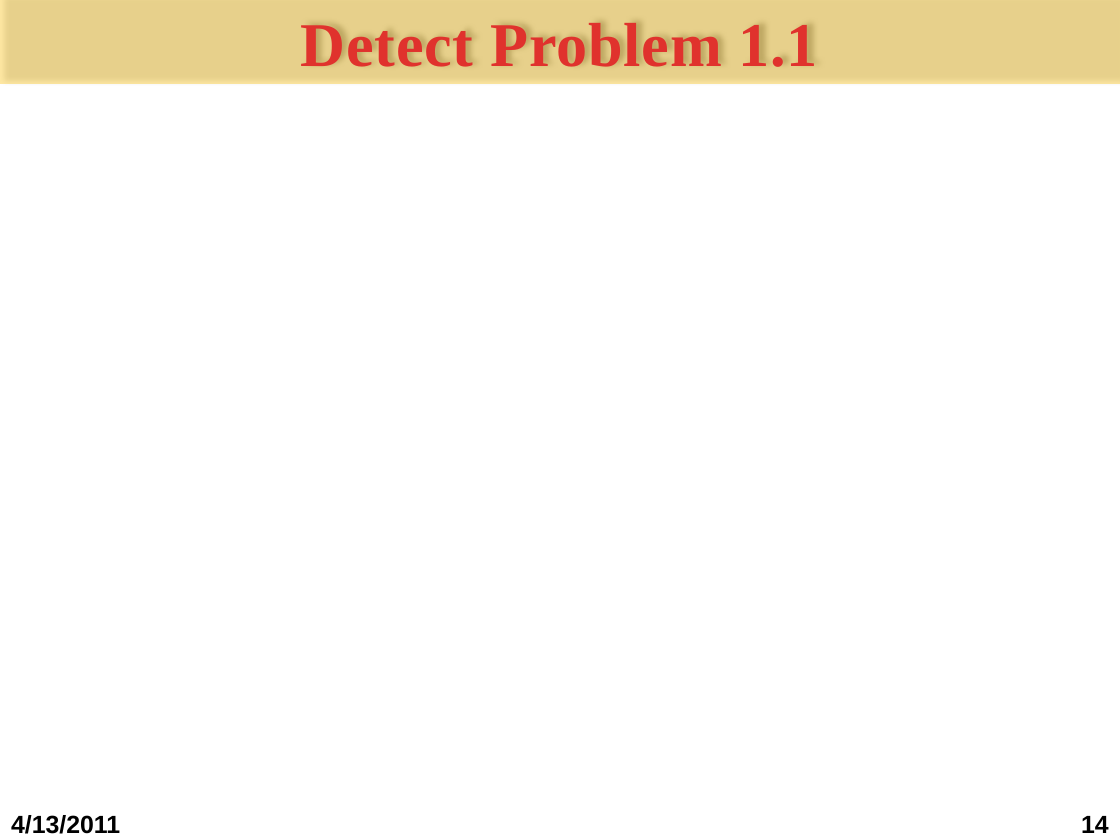
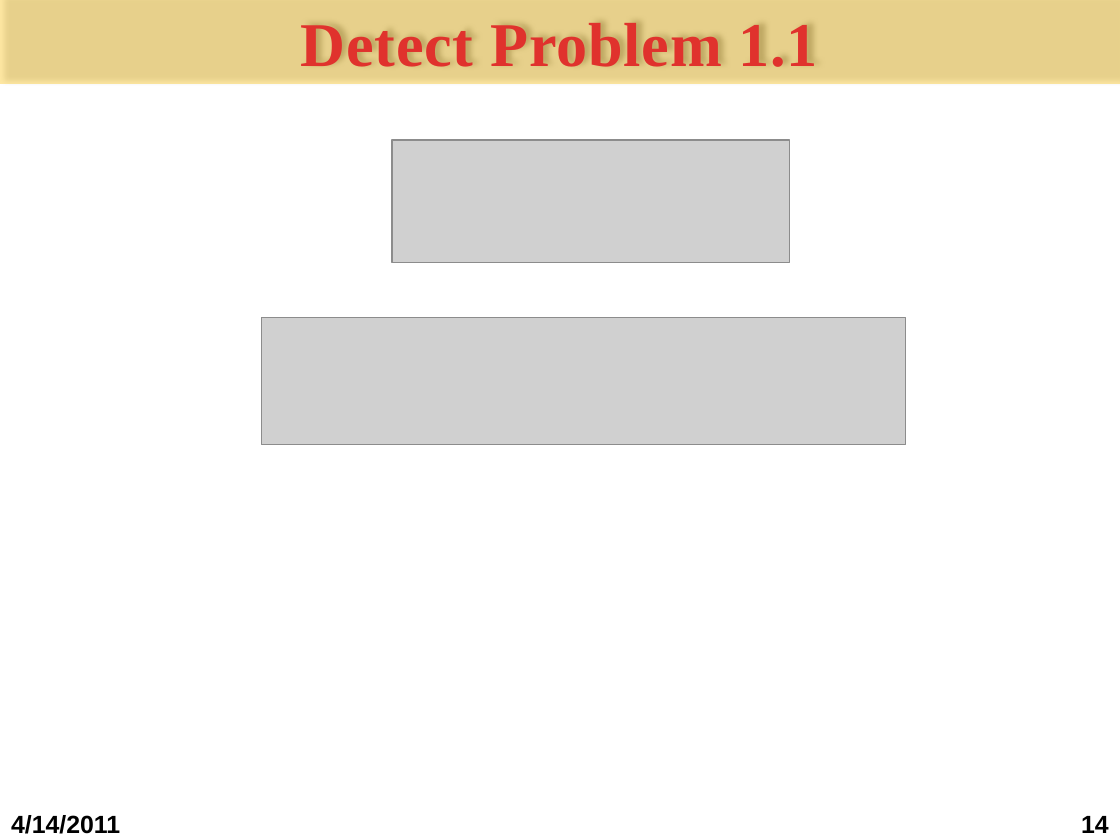
Before and after one commit to bomong/steganography-khtn-2011, a slide deck: slide 14 of Seminar cuoi ky/1.Bao cao/Slide bao cao.pptx. Drawn at 1120x840 pixels with LibreOffice and Linux fonts; fonts in the diff are those of the drawing; grey boxes stand for pictures; background and template pictures are left out. Boxes give left, top, right and bottom in pixels: in the first picture for what was removed or moved away, otherwise in the second. Text is boxed around its words. In the diff, an @@ line names an element or a change of style, - is before the commit and + after.

```diff
--- a/Seminar cuoi ky/1.Bao cao/Slide bao cao.pptx
+++ b/Seminar cuoi ky/1.Bao cao/Slide bao cao.pptx
@@ picture added at (x1=392, y1=140, x2=790, y2=262) @@
@@ picture added at (x1=261, y1=317, x2=905, y2=445) @@
@@ text at (x1=11, y1=815, x2=120, y2=834): text changed @@
-4/13/2011
+4/14/2011
```
Also in this commit, not shown: 25 other slides changed, 3 slides added, 1 other file.
